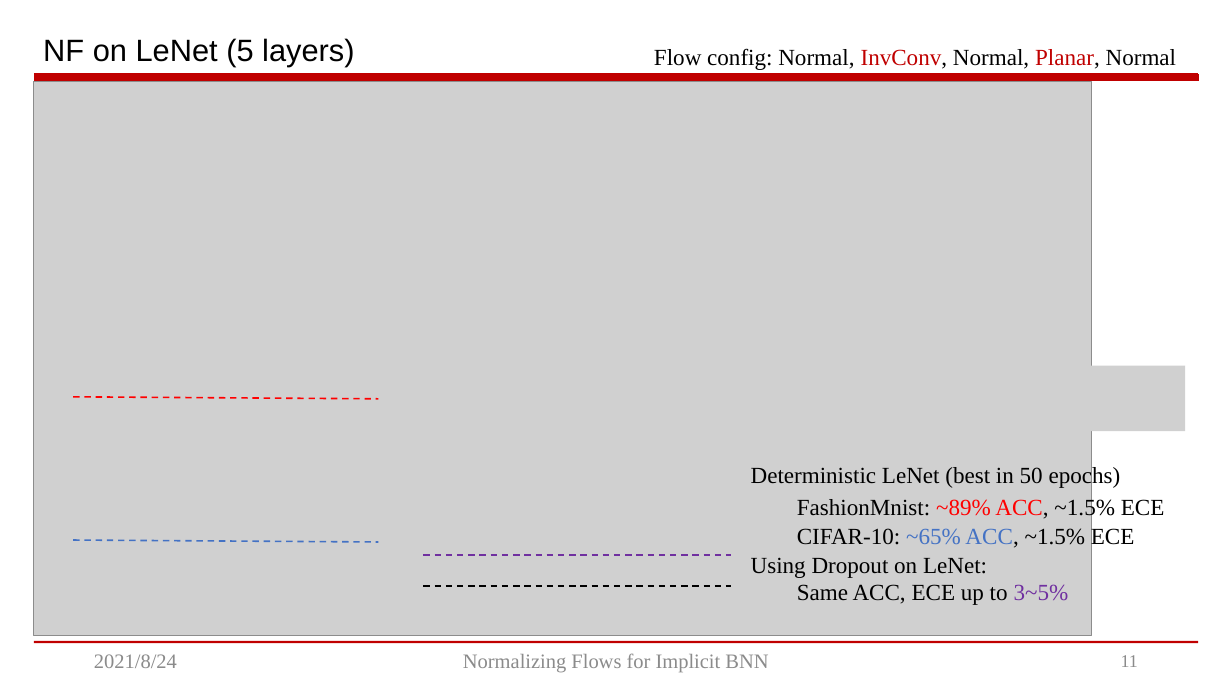
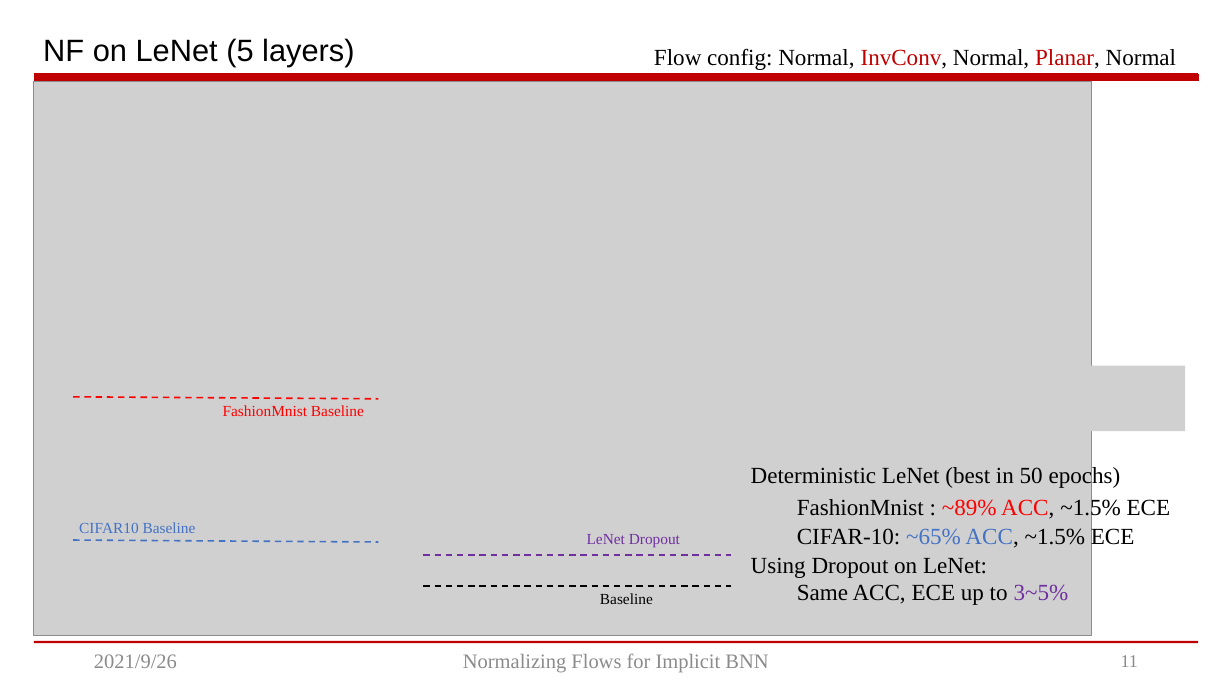
Before and after one commit to Weijiang-Xiong/iBNN_NF, a slide deck: slide 12 of updates/Weijiang Xiong project presentation.pptx. Drawn at 1232x693 pixels with LibreOffice and Linux fonts; fonts in the diff are those of the drawing; grey boxes stand for pictures. Boxes give left, top, right and bottom in pixels: in the first picture for what was removed or moved away, otherwise in the second. Text is boxed around its words. In the diff, an @@ line names an element or a change of style, - is before the commit and + after.

```diff
--- a/updates/Weijiang Xiong project presentation.pptx
+++ b/updates/Weijiang Xiong project presentation.pptx
@@ text added at (x1=223, y1=405, x2=364, y2=416), 12 pt, text #FF0000 @@
+FashionMnist Baseline
@@ text at (x1=797, y1=497, x2=1171, y2=521): spaces changed @@
-  FashionMnist: ~89% ACC, ~1.5% ECE
+  FashionMnist : ~89% ACC, ~1.5% ECE
@@ text added at (x1=79, y1=522, x2=196, y2=533), 12 pt, text #4472C4 @@
+CIFAR10 Baseline
@@ text added at (x1=587, y1=534, x2=680, y2=548), 12 pt, text #7030A0 @@
+LeNet Dropout
@@ text added at (x1=600, y1=593, x2=653, y2=604), 12 pt, text #000000 @@
+Baseline
@@ text at (x1=94, y1=654, x2=177, y2=668): text changed @@
-2021/8/24
+2021/9/26
```
Also in this commit, not shown: 12 other slides changed, 1 slide added, 9 other files.
